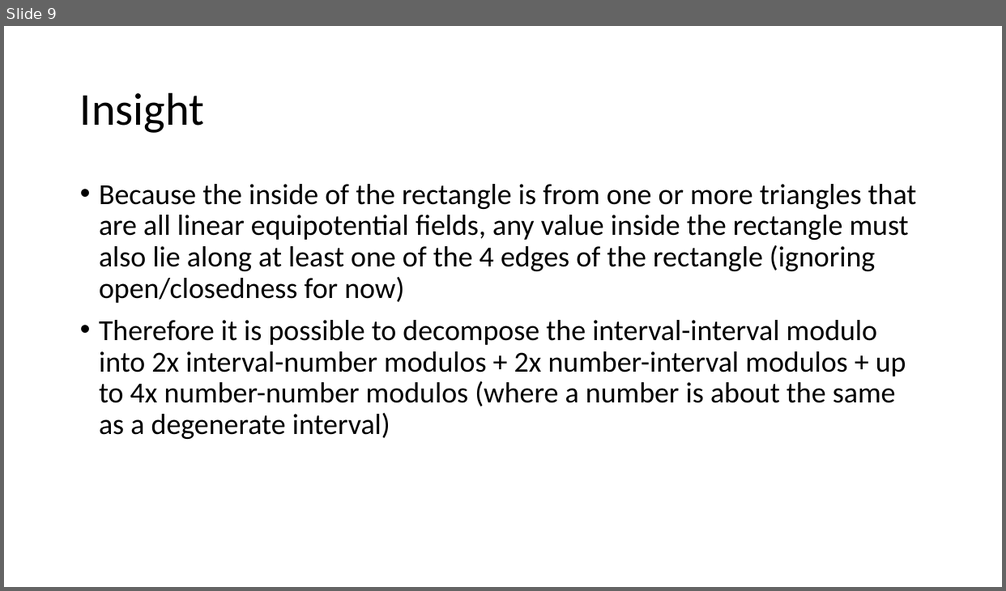
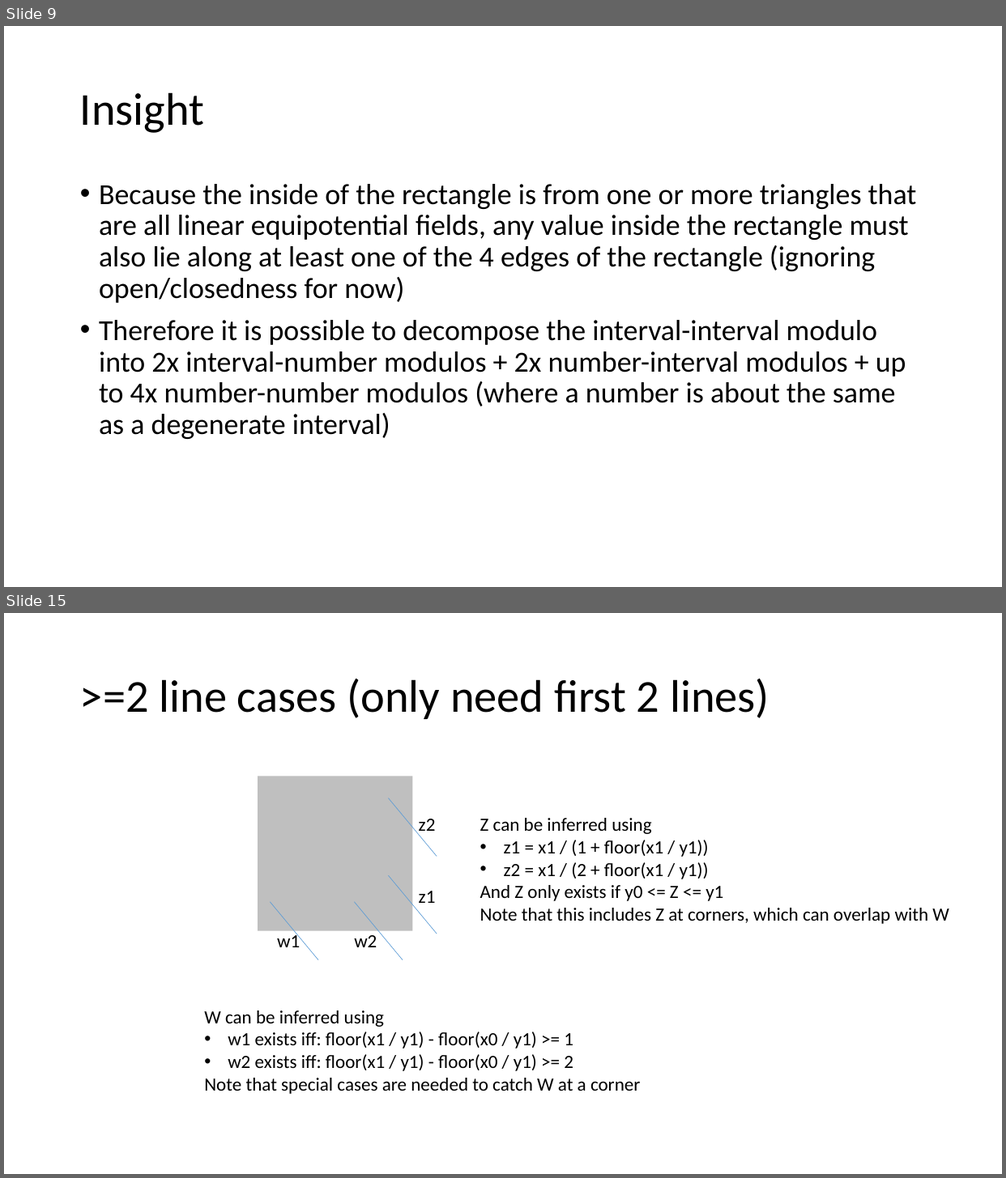
Before and after one commit to averykhoo/intervals, a slide deck: interval-modulo.pptx. Shown one above the other, each under a label of ours: slide 9 before the commit, slides 9 and 15 after it; the slides between them are not shown. The pictures are 1006x591 and 1006x1178 pixels, drawn with LibreOffice and Linux fonts; fonts in the diff are those of the drawing. Boxes give left, top, right and bottom in pixels: in the first picture for what was removed or moved away, otherwise in the second. Text is boxed around its words. In the diff, an @@ line names an element or a change of style, - is before the commit and + after.

```diff
--- a/interval-modulo.pptx
+++ b/interval-modulo.pptx
@@ slide 15 added at (4,613,1002,1174), background #FFFFFF @@
@@ title added at (80,679,769,719), 44 pt, text #000000 @@
+>=2 line cases (only need first 2 lines)
@@ rectangle added at (258,776,413,931), fill #BFBFBF @@
@@ line added from (389, 798) to (437, 856), #5B9BD5 0.5 pt @@
@@ text added at (419,819,436,837), 18 pt, text #000000 @@
+z2
@@ text added at (480,818,949,924), 18 pt, text #000000 @@
+Z can be inferred using
+• z1 = x1 / (1 + floor(x1 / y1))
+• z2 = x1 / (2 + floor(x1 / y1))
+And Z only exists if y0 <= Z <= y1
+Note that this includes Z at corners, which can overlap with W
@@ line added from (389, 875) to (437, 934), #5B9BD5 0.5 pt @@
@@ line added from (270, 902) to (318, 960), #5B9BD5 0.5 pt @@
@@ line added from (355, 902) to (403, 960), #5B9BD5 0.5 pt @@
@@ text added at (419,891,436,903), 18 pt, text #000000 @@
+z1
@@ text added at (277,932,300,948), 18 pt, text #000000 @@
+w1
@@ text added at (354,935,377,948), 18 pt, text #000000 @@
+w2
@@ text added at (204,1011,640,1094), 18 pt, text #000000 @@
+W can be inferred using
+• w1 exists iff: floor(x1 / y1) - floor(x0 / y1) >= 1
+• w2 exists iff: floor(x1 / y1) - floor(x0 / y1) >= 2
+Note that special cases are needed to catch W at a corner
```
Also in this commit, not shown: 5 other slides added.
